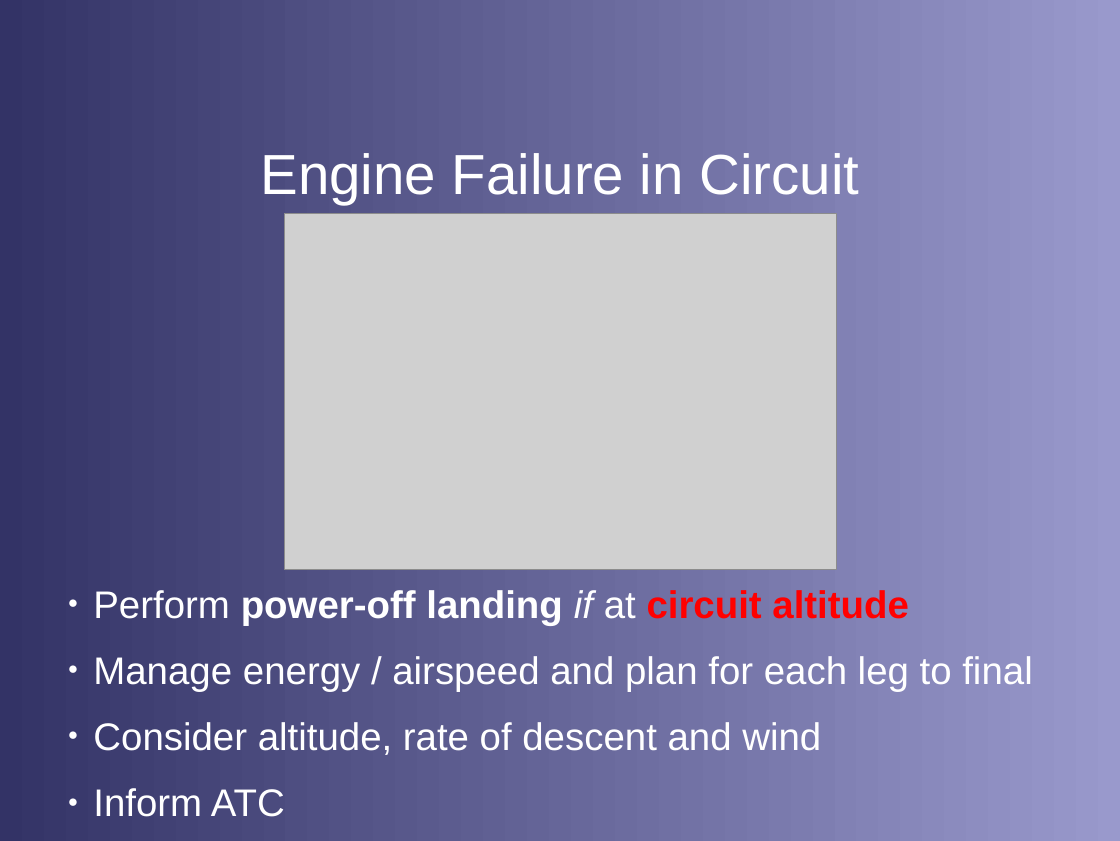
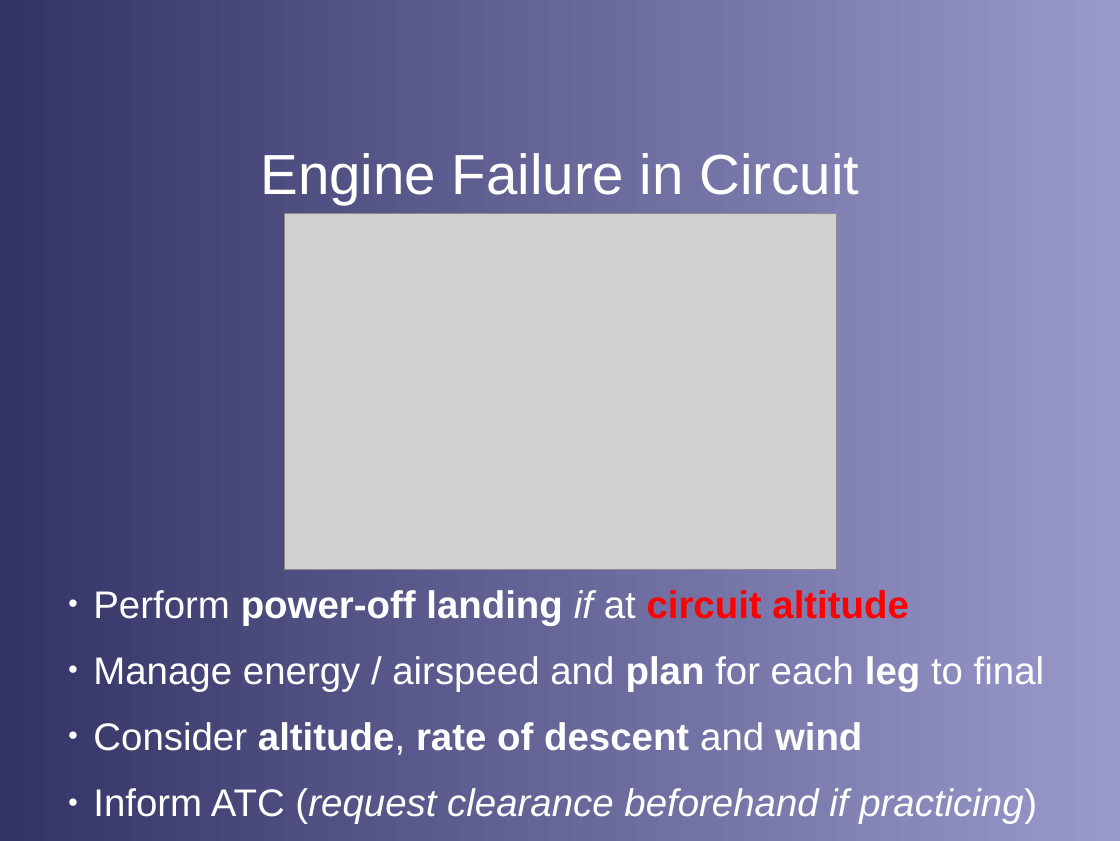
Before and after one commit to stephanheinemann/flight, a slide deck: slide 9 of FI/ForcedLanding/ForcedLanding.odp. Drawn at 1120x841 pixels with LibreOffice and Linux fonts; fonts in the diff are those of the drawing; grey boxes stand for pictures; background and template pictures are left out. Boxes give left, top, right and bottom in pixels: in the first picture for what was removed or moved away, otherwise in the second. Text is boxed around its words. In the diff, an @@ line names an element or a change of style, - is before the commit and + after.

```diff
--- a/FI/ForcedLanding/ForcedLanding.odp
+++ b/FI/ForcedLanding/ForcedLanding.odp
@@ text at [93,656,1044,755]: bold on in "plan leg", "altitude, rate of descent wind" @@
@@ text at [93,788,1037,824]: text changed; italic on @@
-● Inform ATC
+● Inform ATC (request clearance beforehand if practicing)
```
Also in this commit, not shown: 1 other slide changed.
